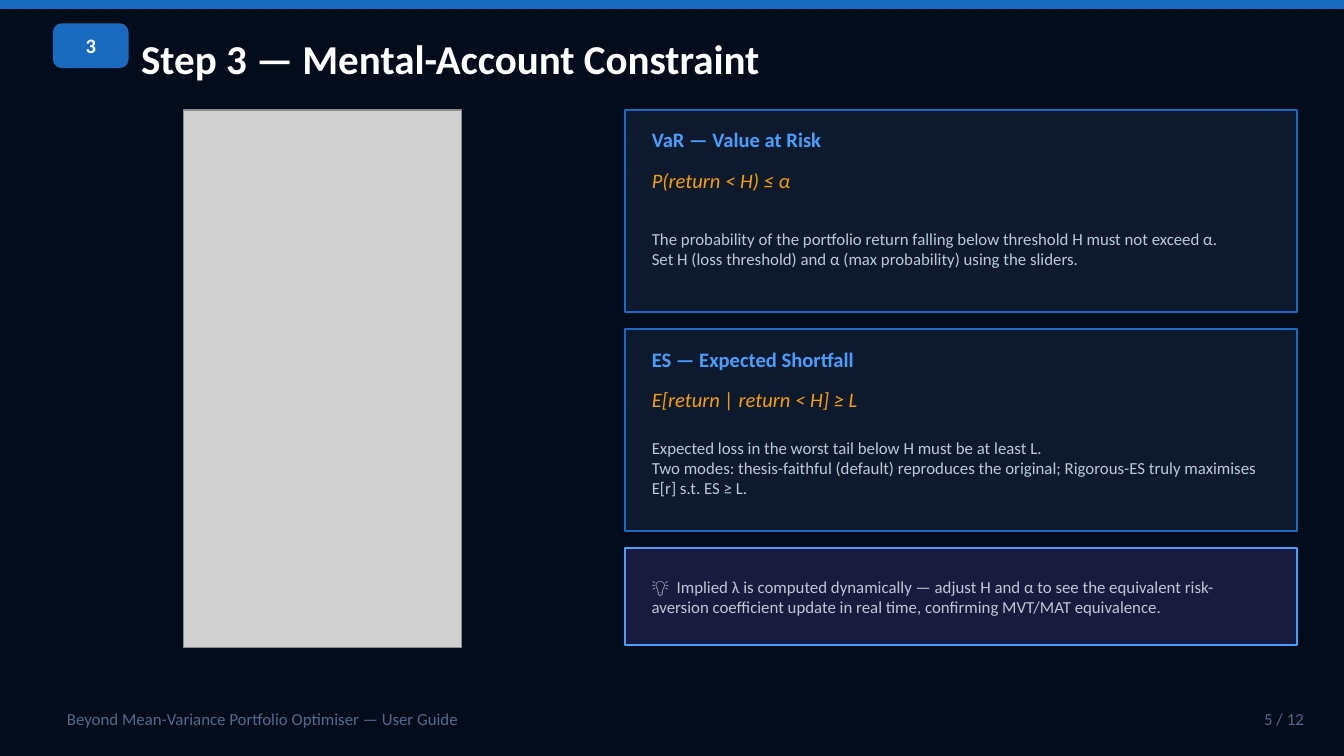
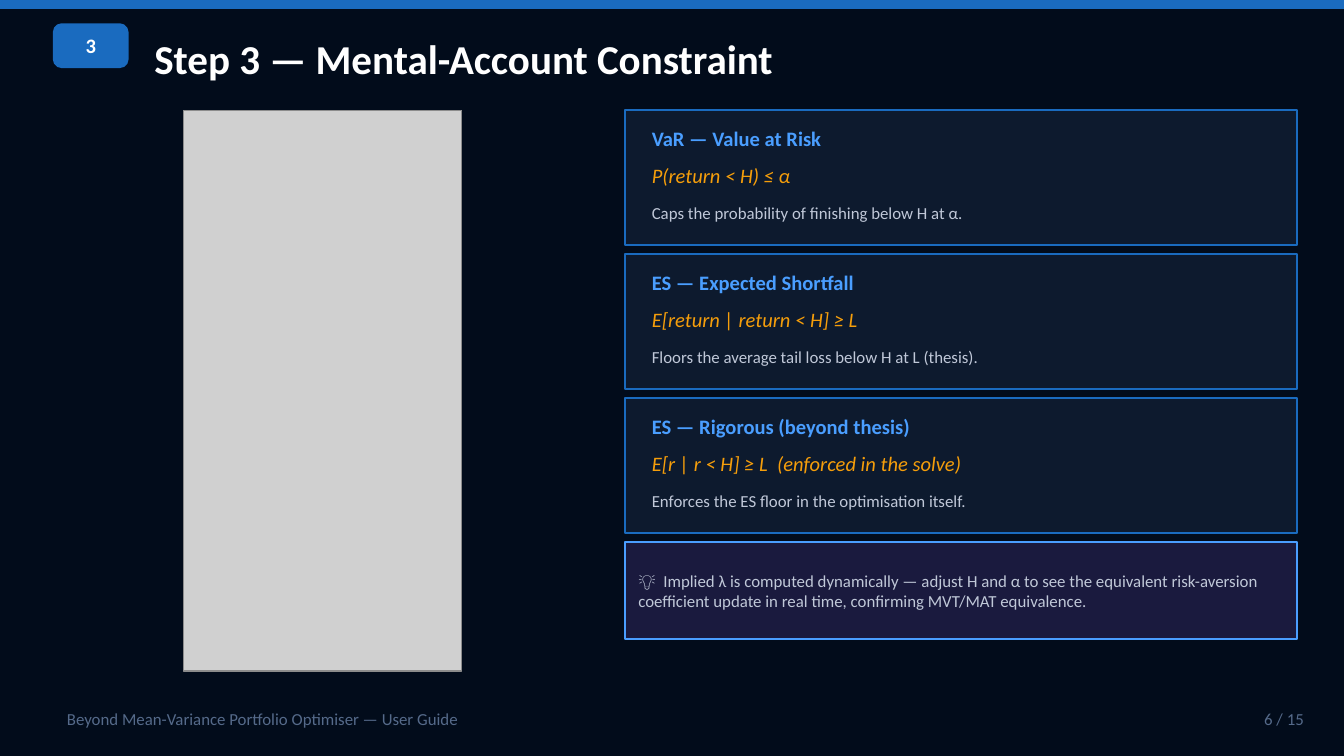
Before and after one commit to SamiJeddou/behavioral-portfolio-optimizer, a slide deck: slide 6 of userguide.pptx (slide 5 before the commit). Drawn at 1344x756 pixels with LibreOffice and Linux fonts; fonts in the diff are those of the drawing; grey boxes stand for pictures. Boxes give left, top, right and bottom in pixels: in the first picture for what was removed or moved away, otherwise in the second. Text is boxed around its words. In the diff, an @@ line names an element or a change of style, - is before the commit and + after.

```diff
--- a/userguide.pptx
+++ b/userguide.pptx
@@ text "Step 3 — Mental-Account Constraint": place and size @@
-text "Step 3 — Mental-Account Constraint" at (141,45,760,81)
+text "Step 3 — Mental-Account Constraint" at (154,45,773,81)
@@ picture: place and size @@
-picture at (183,110,461,648)
+picture at (183,110,461,671)
@@ rectangle: place and size @@
-rectangle at (625,110,1297,312)
+rectangle at (625,110,1297,246)
@@ text at (652,207,963,222): text changed @@
-The probability of the portfolio return falling below threshold H must not exceed α.
-Set H (loss threshold) and α (max probability) using the sliders.
+Caps the probability of finishing below H at α.
@@ rectangle: place and size @@
-rectangle at (625,329,1297,531)
+rectangle at (625,254,1297,390)
@@ text "ES — Expected Shortfall": place and size @@
-text "ES — Expected Shortfall" at (652,352,854,371)
+text "ES — Expected Shortfall" at (652,275,854,294)
@@ text "E[return | return < H] ...": place and size @@
-text "E[return | return < H] ..." at (652,392,858,410)
+text "E[return | return < H] ..." at (652,312,858,330)
@@ text at (652,351,978,366): text changed @@
-Expected loss in the worst tail below H must be at least L.
-Two modes: thesis-faithful (default) reproduces the original; Rigorous-ES truly maximises E[r] s.t. ES ≥ L.
+Floors the average tail loss below H at L (thesis).
@@ rectangle added at (625,398,1297,534), fill #0D1A2E, outline #1A6BBF 1 pt @@
@@ text added at (652,419,909,438), 11 pt, text #4A9EFF, bold @@
+ES — Rigorous (beyond thesis)
@@ text added at (652,456,961,474), 11 pt, text #F59E0B, italic @@
+E[r | r < H] ≥ L (enforced in the solve)
@@ text added at (652,495,966,510), 9 pt, text #C0C8D8 @@
+Enforces the ES floor in the optimisation itself.
@@ 2 texts, 1 rectangle: place and size @@
-2 texts, 1 rectangle at (625,173,1297,645)
+2 texts, 1 rectangle at (625,168,1297,640)
@@ text at (1264,714,1304,725): text changed @@
-5 / 12
+6 / 15
```
Also in this commit, not shown: 10 other slides changed, 3 slides added, 2 other files.
